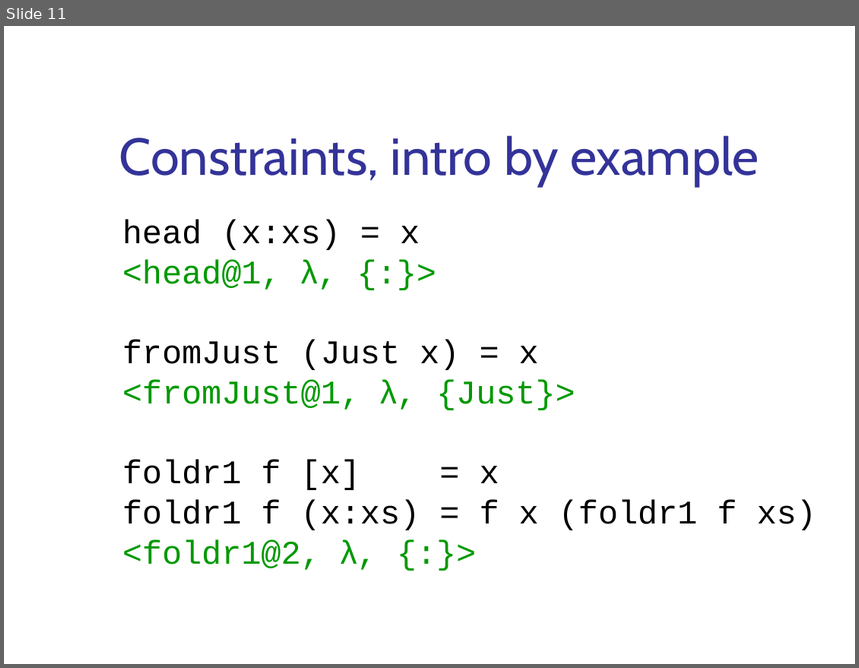
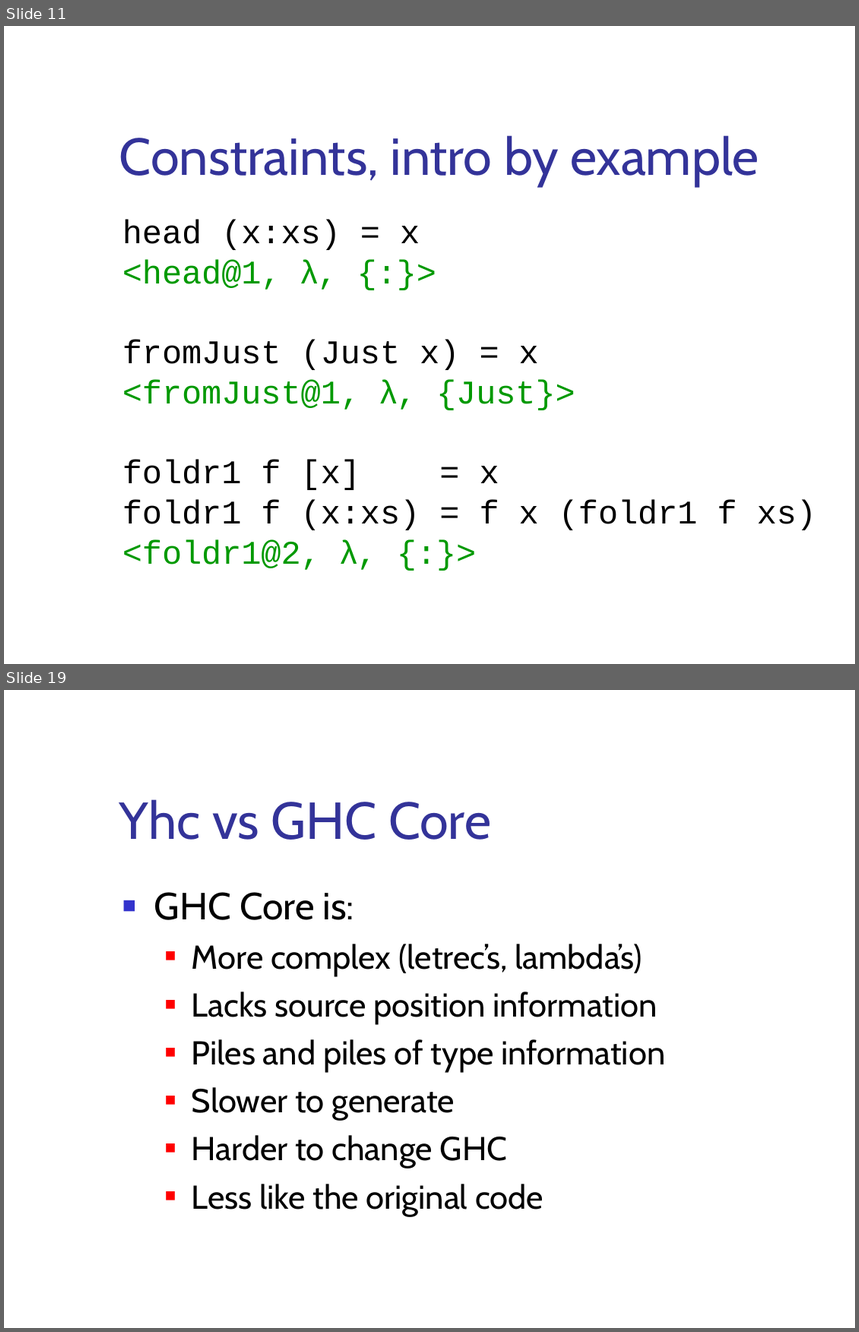
Before and after one commit to ndmitchell/catch, a slide deck: academic/bctcs-2006/catch.ppt. Shown one above the other, each under a label of ours: slide 11 before the commit, slides 11 and 19 after it; the slides between them are not shown. The pictures are 859x668 and 859x1332 pixels, drawn with LibreOffice and Linux fonts; fonts in the diff are those of the drawing; background and template pictures are left out. Boxes give left, top, right and bottom in pixels: in the first picture for what was removed or moved away, otherwise in the second. Text is boxed around its words. In the diff, an @@ line names an element or a change of style, - is before the commit and + after.

```diff
--- a/academic/bctcs-2006/catch.ppt
+++ b/academic/bctcs-2006/catch.ppt
@@ slide 19 added at [4, 690, 855, 1328], background #FFFFFF @@
@@ title added at [120, 799, 491, 840], 44 pt, text #333399 @@
+Yhc vs GHC Core
@@ text added at [154, 892, 665, 1217], 28 pt, text #000000 @@
+■ GHC Core is:
+  ■ More complex (letrec’s, lambda’s)
+  ■ Lacks source position information
+  ■ Piles and piles of type information
+  ■ Slower to generate
+  ■ Harder to change GHC
+  ■ Less like the original code
```
Also in this commit, not shown: 3 slides changed, 6 other slides added.
